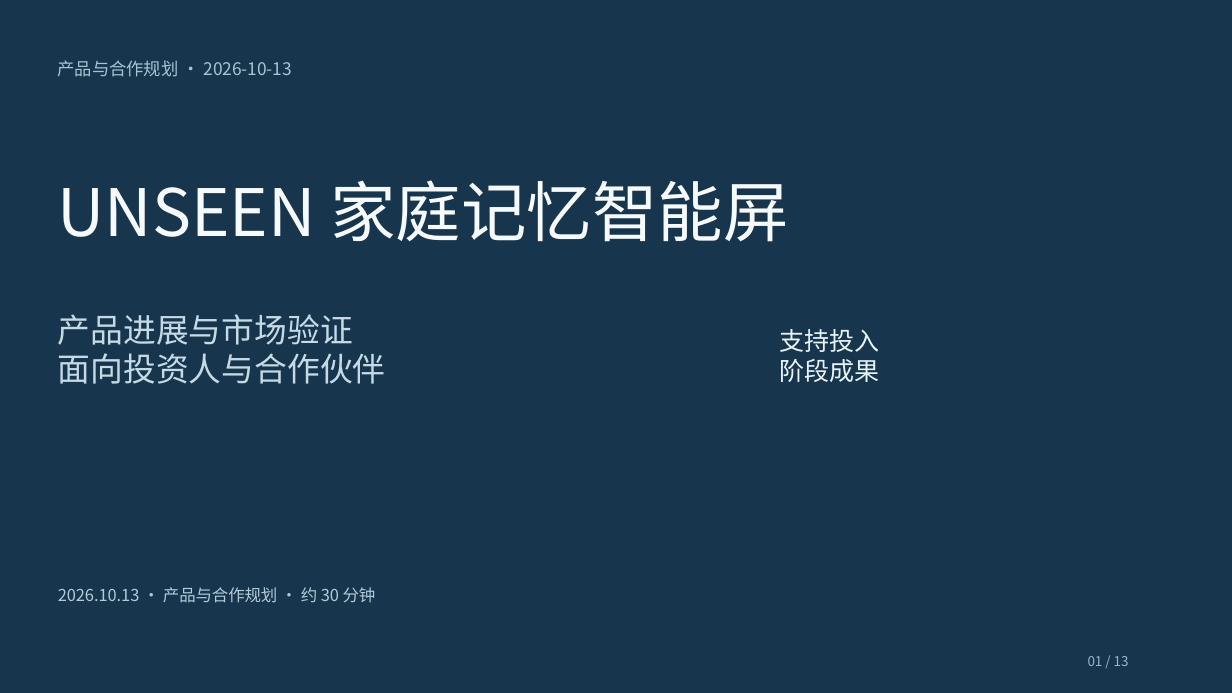
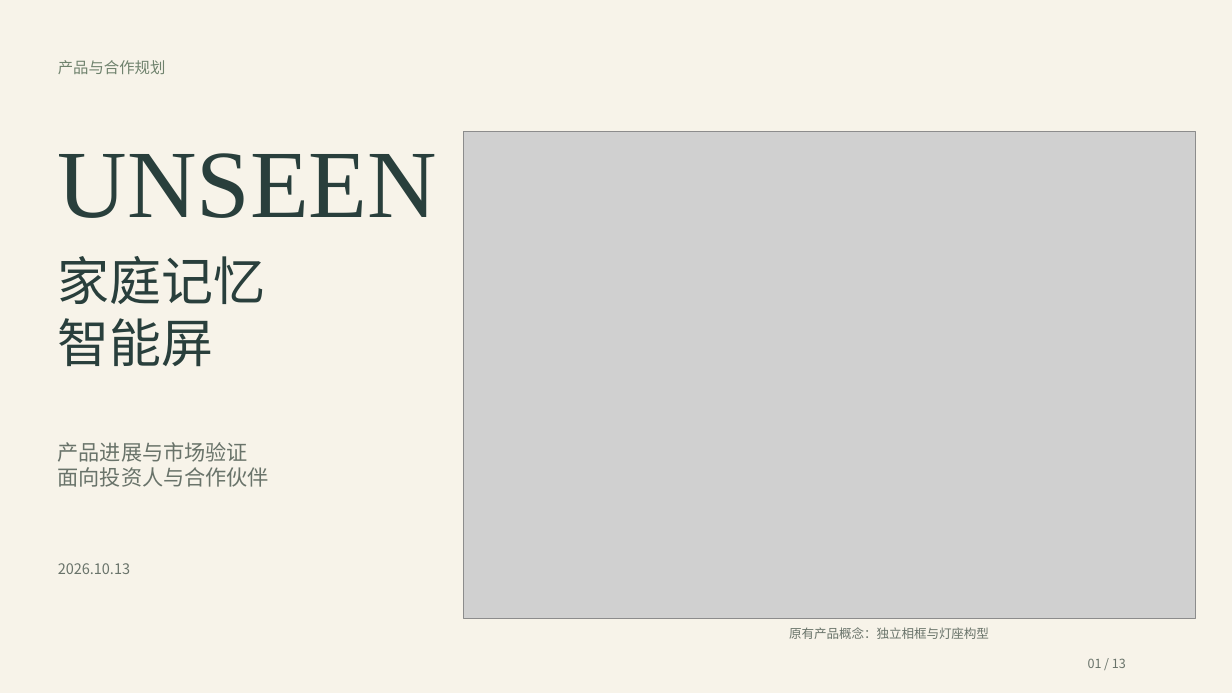
Before and after one commit to maxi-max-dev/maxi-max-dev.github.io, a slide deck: slide 1 of research/insta360-frame-discussion/unseen-insta360-discussion.pptx. Drawn at 1232x693 pixels with LibreOffice and Linux fonts; fonts in the diff are those of the drawing; grey boxes stand for pictures. Boxes give left, top, right and bottom in pixels: in the first picture for what was removed or moved away, otherwise in the second. Text is boxed around its words. In the diff, an @@ line names an element or a change of style, - is before the commit and + after.

Commit message:
Redesign investor deck around original UNSEEN frame visuals

```diff
--- a/research/insta360-frame-discussion/unseen-insta360-discussion.pptx
+++ b/research/insta360-frame-discussion/unseen-insta360-discussion.pptx
@@ background #17364E to #F7F3E9 @@
@@ text at (58, 60, 166, 74): text changed; size 13.5 to 12 pt; text colour #A6C5D4 to #6F826D @@
-产品与合作规划 · 2026-10-13
+产品与合作规划
@@ picture added at (464, 131, 1196, 619) @@
@@ text added at (58, 153, 437, 218), 75 pt, text #293F3C @@
+UNSEEN
@@ text at (58, 256, 266, 367): text changed; size 51 to 40.5 pt; text colour #F6FAFC to #293F3C @@
-UNSEEN 家庭记忆智能屏
+家庭记忆
+智能屏
@@ text removed at (780, 329, 880, 382) @@
-支持投入
-阶段成果
@@ text "产品进展与市场验证": place and size @@
-text "产品进展与市场验证" at (58, 314, 386, 384)
+text "产品进展与市场验证" at (58, 442, 269, 487)
@@ text "产品进展与市场验证" at (58, 442, 269, 487): size 25.5 to 16.5 pt, text colour #C5DAE5 to #69736A @@
@@ text at (58, 563, 130, 574): text changed; size 12.8 to 11.2 pt; text colour #B3CBD9 to #69736A @@
-2026.10.13 · 产品与合作规划 · 约 30 分钟
+2026.10.13
@@ text added at (789, 627, 989, 639), 9.8 pt, text #69736A @@
+原有产品概念：独立相框与灯座构型
@@ text "01 / 13" at (1088, 658, 1126, 668): size 10.5 to 9.8 pt, text colour #97B8CA to #69736A @@
```
Also in this commit, not shown: 12 other slides changed, 10 other files.
